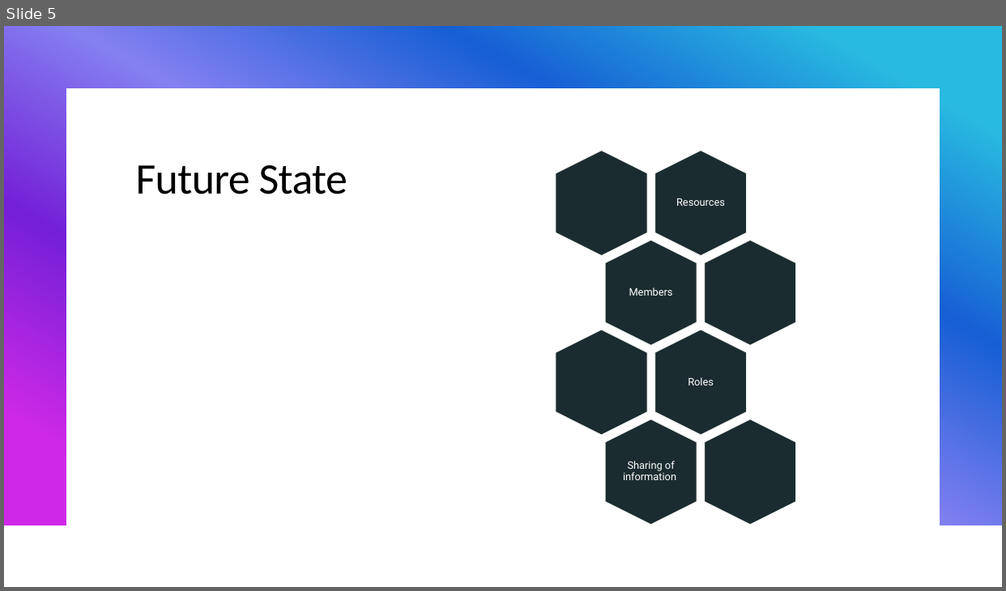
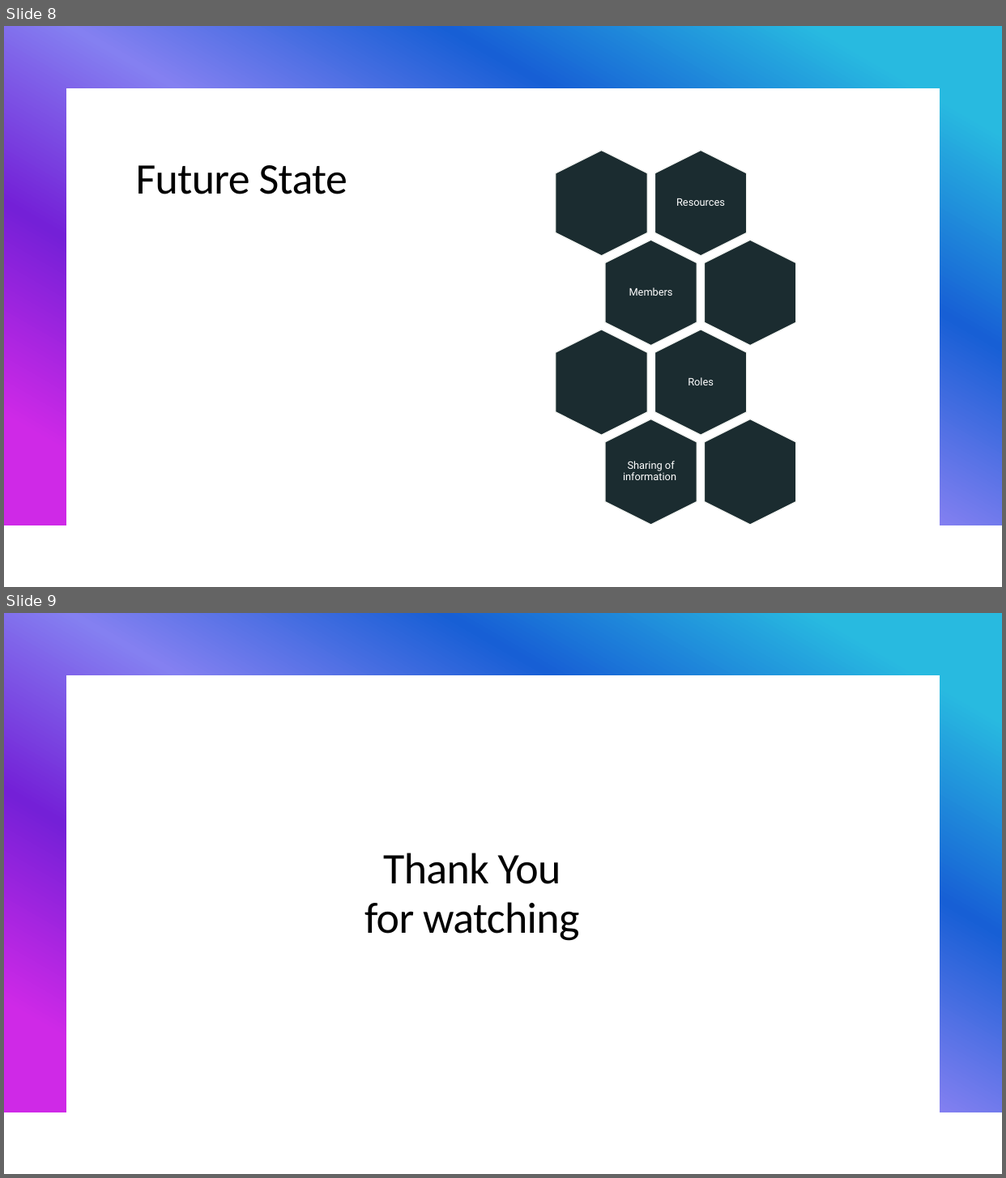
Before and after one commit to CS480UIC/cs480-final-project-schooled_web_application, a slide deck: documentation/Schooled Web Application.pptm. Shown one above the other, each under a label of ours: slide 5 before the commit, slides 8 and 9 after it. The pictures are 1006x591 and 1006x1178 pixels, drawn with LibreOffice and Linux fonts; fonts in the diff are those of the drawing. Boxes give left, top, right and bottom in pixels: in the first picture for what was removed or moved away, otherwise in the second. Text is boxed around its words. In the diff, an @@ line names an element or a change of style, - is before the commit and + after.

```diff
--- a/documentation/Schooled Web Application.pptm
+++ b/documentation/Schooled Web Application.pptm
@@ slide 9 added at box(4, 613, 1002, 1174), background #FFFFFF; not listed: 1 template element that a slide beside it also shows @@
@@ rectangle added at box(4, 613, 1002, 1174), fill #FFFFFF @@
@@ rectangle added at box(4, 613, 1002, 1112), fill gradient #28BAE0 to #175FD5 to #8480F1 to #7420D7 to #CF29E7 @@
@@ rectangle added at box(66, 675, 940, 1122), fill #FFFFFF @@
@@ title added at box(364, 853, 579, 941), 42 pt, text #000000 @@
+Thank You
+for watching
@@ what was slide 5 is now slide 8 @@
```
Also in this commit, not shown: 3 other slides added, 1 slide removed.
